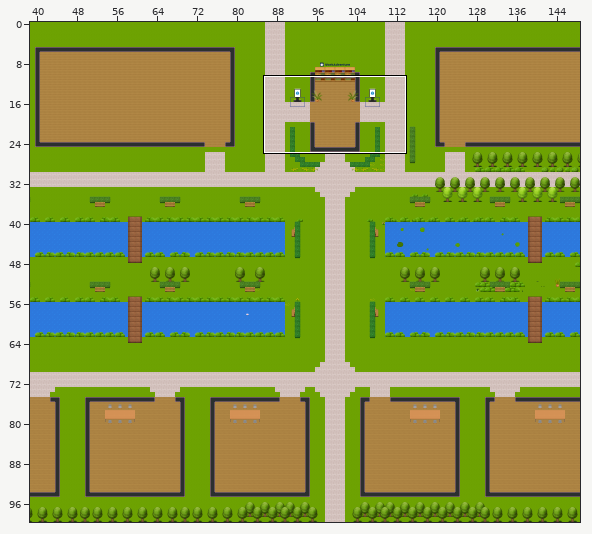
Tiled map (JSON) -- office.tmj. Above, an overview of the earlier version with the close-up marked.
Close-up. Before the edit:
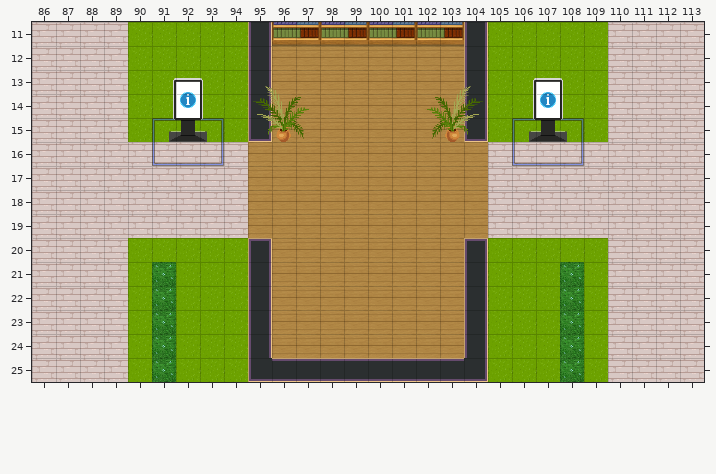
Cells are 32x32 px. Shown: x 86..113, y 11..25. The commit also replaced the tileset; all pictures use the new one.
Once edited:
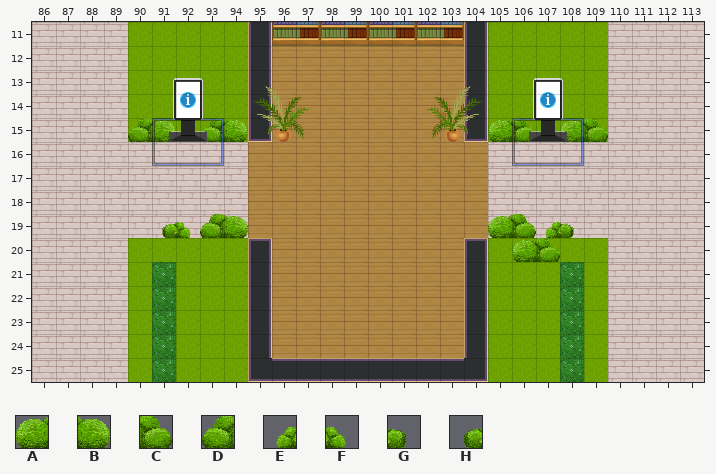
Key: from "Chunk 1": A 33, B 33 flipped left-right, C 34, D 34 flipped left-right, E 63, F 63 flipped left-right, G 64, H 64 flipped left-right.
_ is an empty cell.
Change:
Changed rows in their new state; . is an unchanged cell.
Layer "floor/trees":
first column x 90:
15 DB.DB..........AC.AC
first column x 91:
19 HFDB..........ACEG
20 ...............AC.
Changed places in both close-ups, as pixel boxes (x1, y1, x2, y2):
added: (128, 118, 176, 142)
added: (202, 118, 248, 142)
added: (488, 118, 534, 142)
added: (560, 118, 608, 142)
added: (162, 214, 248, 238)
added: (488, 214, 574, 262)
